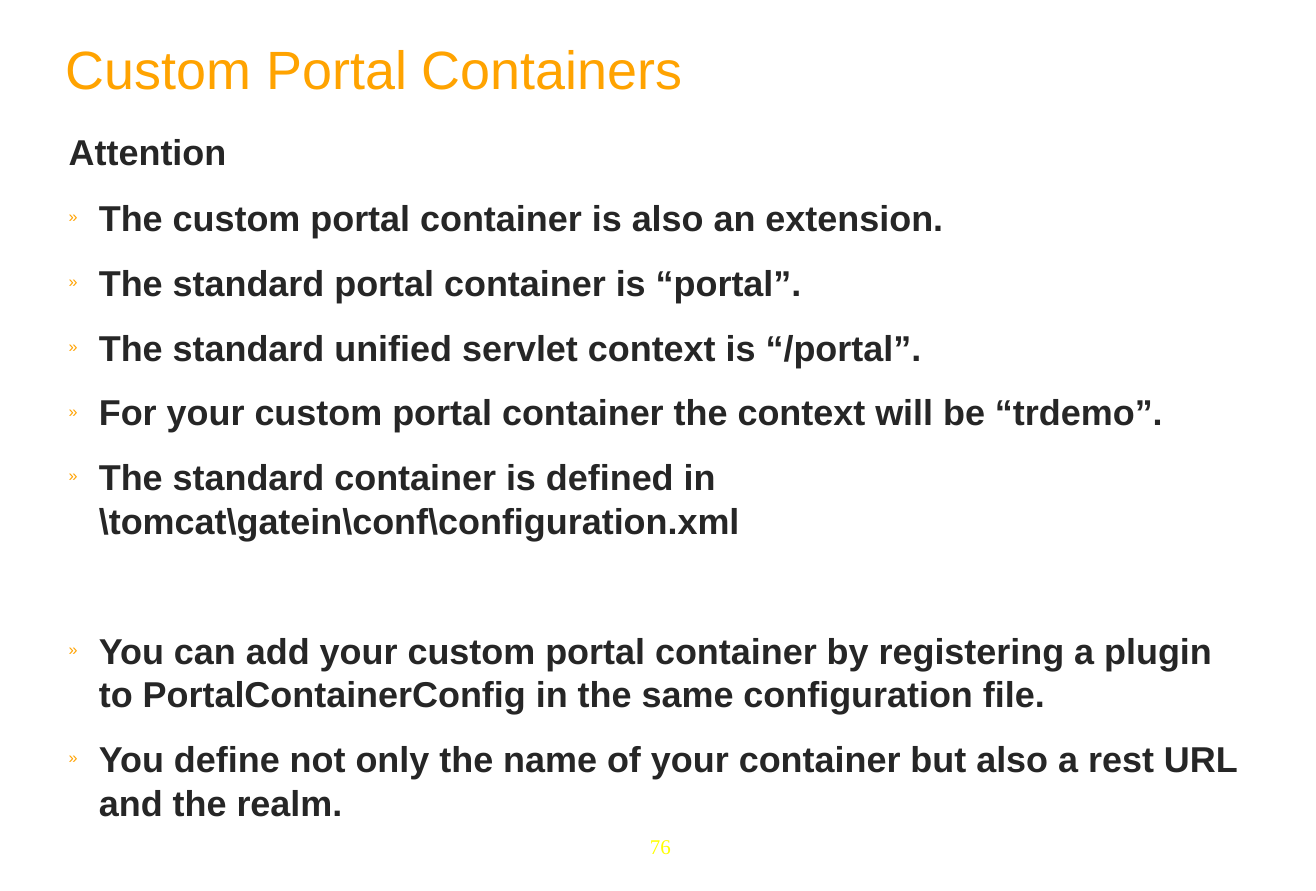
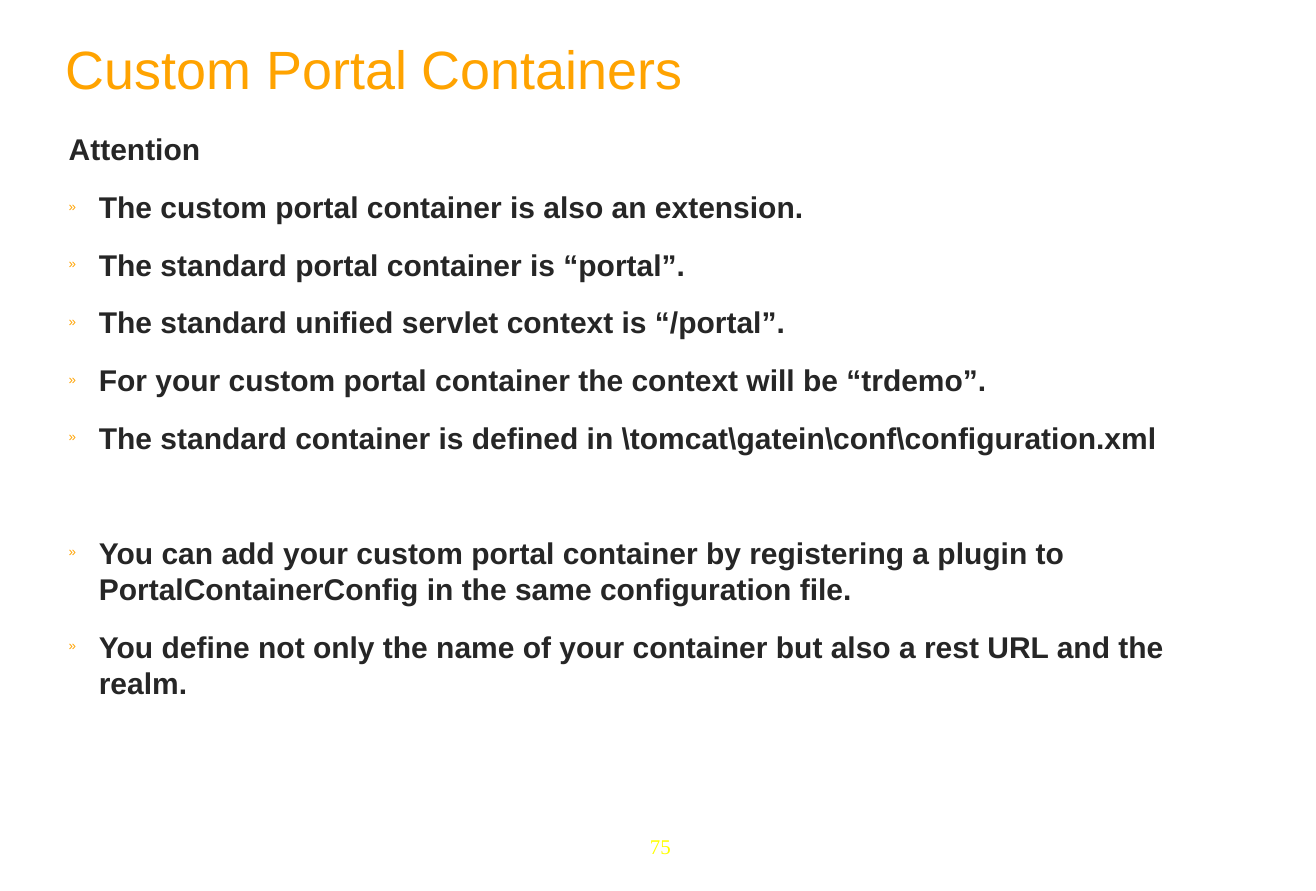
Before and after one commit to anhvurz90/training, a slide deck: slide 75 of exo-developer/210-configuration/slides/210-Portal-configuration-XDev-en.ppt (slide 76 before the commit). Drawn at 1316x891 pixels with LibreOffice and Linux fonts; fonts in the diff are those of the drawing; background and template pictures are left out. Boxes give left, top, right and bottom in pixels: in the first picture for what was removed or moved away, otherwise in the second. Text is boxed around its words. In the diff, an @@ line names an element or a change of style, - is before the commit and + after.

```diff
--- a/exo-developer/210-configuration/slides/210-Portal-configuration-XDev-en.ppt
+++ b/exo-developer/210-configuration/slides/210-Portal-configuration-XDev-en.ppt
@@ text "Attention" at bbox=[69, 138, 1163, 695]: size 24 to 20 pt @@
@@ page number at bbox=[650, 840, 671, 855]: text changed @@
-76
+75
```
Also in this commit, not shown: 8 other slides changed, 2 slides added, 2 slides removed.
